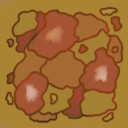
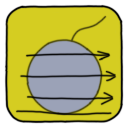
Layers edited between the first and the second w=128, h=128 image:
showed group "Icons" (14 layers) over [4, 4, 124, 124]
added layer "Bomb Walk Lit Icon" in group "Icons" over [4, 4, 124, 124]
added layer "Bomb Walk Gray Icon" in group "Icons" over [4, 4, 124, 124]
hid group "Box Explode" (5 layers) over [0, 0, 128, 128]
